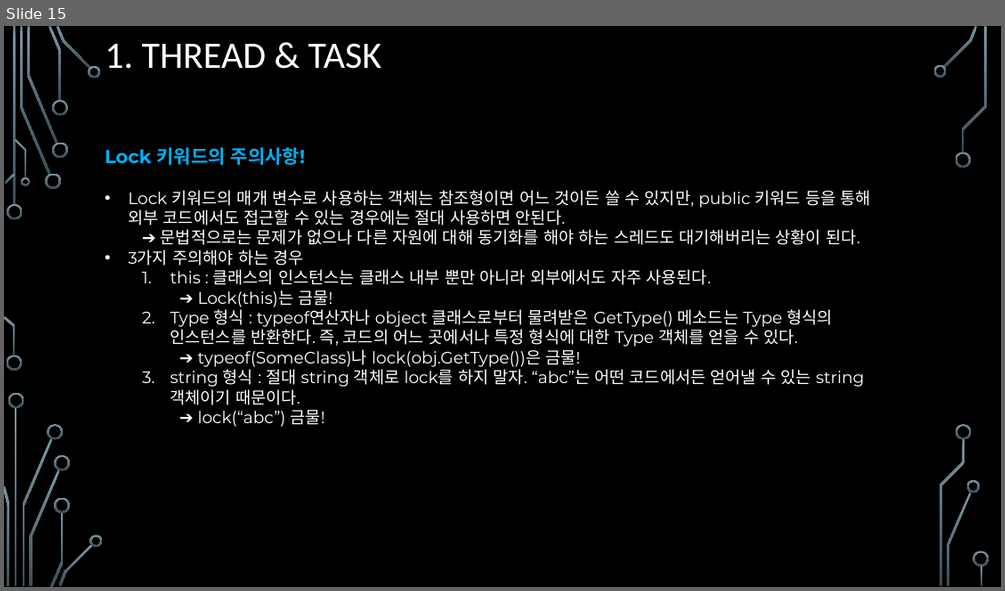
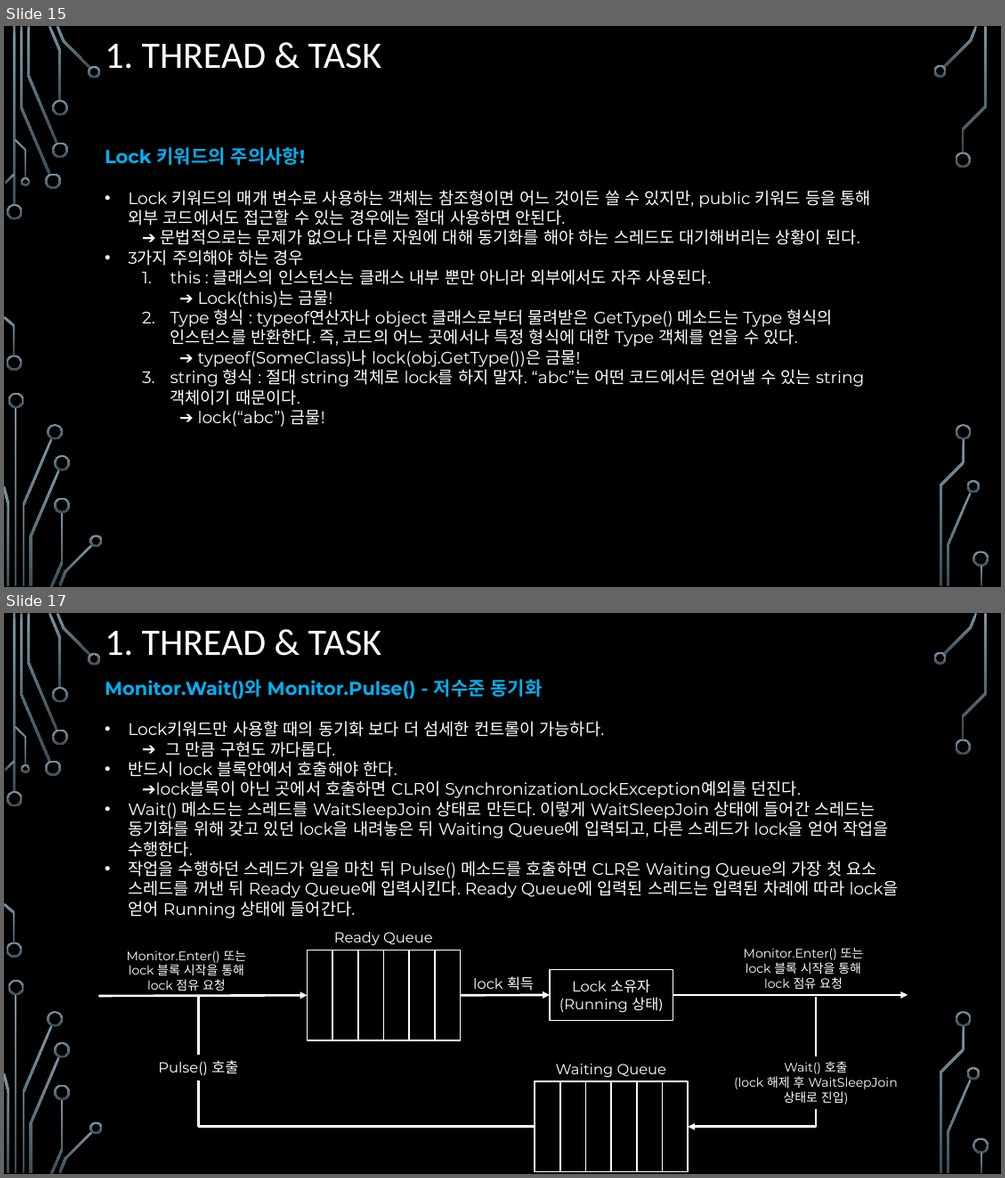
Before and after one commit to assassin4613/CShap, a slide deck: C#_Chapter_10.pptx. Shown one above the other, each under a label of ours: slide 15 before the commit, slides 15 and 17 after it; the slides between them are not shown. The pictures are 1005x591 and 1005x1178 pixels, drawn with LibreOffice and Linux fonts; fonts in the diff are those of the drawing; background and template pictures are left out. Boxes give left, top, right and bottom in pixels: in the first picture for what was removed or moved away, otherwise in the second. Text is boxed around its words. In the diff, an @@ line names an element or a change of style, - is before the commit and + after.

```diff
--- a/C#_Chapter_10.pptx
+++ b/C#_Chapter_10.pptx
@@ slide 17 added at (x1=4, y1=613, x2=1001, y2=1174), background picture (left out); not listed: 36 template elements that a slide beside it also shows @@
@@ title added at (x1=105, y1=630, x2=382, y2=656), 36 pt, text #FFFFFF @@
+1. THREAD & TASK
@@ text added at (x1=105, y1=679, x2=898, y2=918), 16 pt, text #FFFFFF @@
+Monitor.Wait()와 Monitor.Pulse() - 저수준 동기화
+• Lock키워드만 사용할 때의 동기화 보다 더 섬세한 컨트롤이 가능하다.
+  ➔ 그 만큼 구현도 까다롭다.
+• 반드시 lock 블록안에서 호출해야 한다.
+➔lock블록이 아닌 곳에서 호출하면 CLR이 SynchronizationLockException예외를 던진다.
+• Wait() 메소드는 스레드를 WaitSleepJoin 상태로 만든다. 이렇게 WaitSleepJoin 상태에 들어간 스레드는 동기화를 위해 갖고 있던 lock을 내려놓은 뒤 Waiting Queue에 입력되고, 다른 스레드가 lock을 얻어 작업을 수행한다.
+• 작업을 수행하던 스레드가 일을 마친 뒤 Pulse() 메소드를 호출하면 CLR은 Waiting Queue의 가장 첫 요소 스레드를 꺼낸 뒤 Ready Queue에 입력시킨다. Ready Queue에 입력된 스레드는 입력된 차례에 따라 lock을 얻어 Running 상태에 들어간다.
@@ group added at (x1=99, y1=932, x2=908, y2=1172): 13 rectangles, 7 texts, 3 arrows, 2 lines, 1 elbow arrow, 1 elbow line @@
+Monitor.Enter() 또는 lock 블록 시작을 통해 lock 점유 요청
+Monitor.Enter() 또는 lock 블록 시작을 통해 lock 점유 요청
+Ready Queue
+Lock 소유자 (Running 상태)
+lock 획득
+Waiting Queue
+Wait() 호출
+(lock 해제 후 WaitSleepJoin 상태로 진입)
+Pulse() 호출
```
Also in this commit, not shown: 1 slide changed, 10 other slides added, 1 other file.
